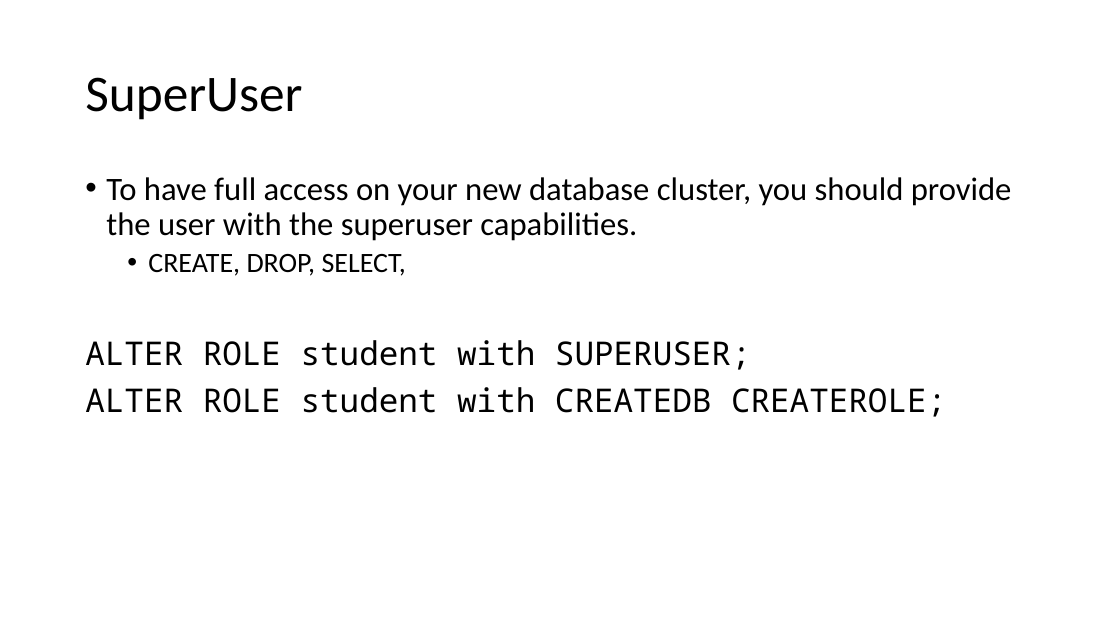
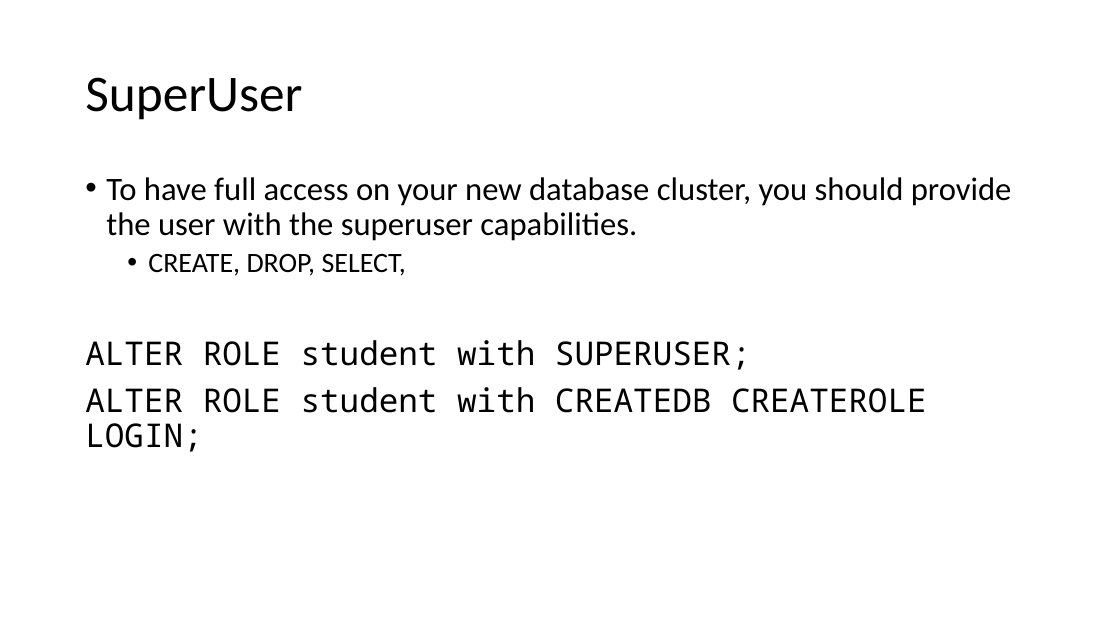
Before and after one commit to TomG007/gis5577, a slide deck: slide 11 of Setting_up_PostgreSQL.odp. Drawn at 1120x630 pixels with LibreOffice and Linux fonts; fonts in the diff are those of the drawing. Boxes give left, top, right and bottom in pixels: in the first picture for what was removed or moved away, otherwise in the second. Text is boxed around its words. In the diff, an @@ line names an element or a change of style, - is before the commit and + after.

```diff
--- a/Setting_up_PostgreSQL.odp
+++ b/Setting_up_PostgreSQL.odp
@@ text at [85, 387, 927, 452]: text changed @@
-ALTER ROLE student with CREATEDB CREATEROLE;
+ALTER ROLE student with CREATEDB CREATEROLE LOGIN;
```
Also in this commit, not shown: 1 other slide changed, 3 other files.
